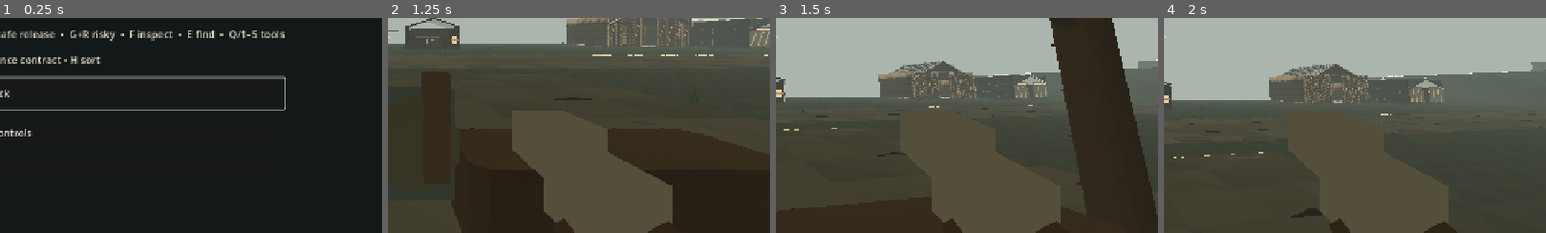
Above: before the commit, frames 1-4 (left to right).
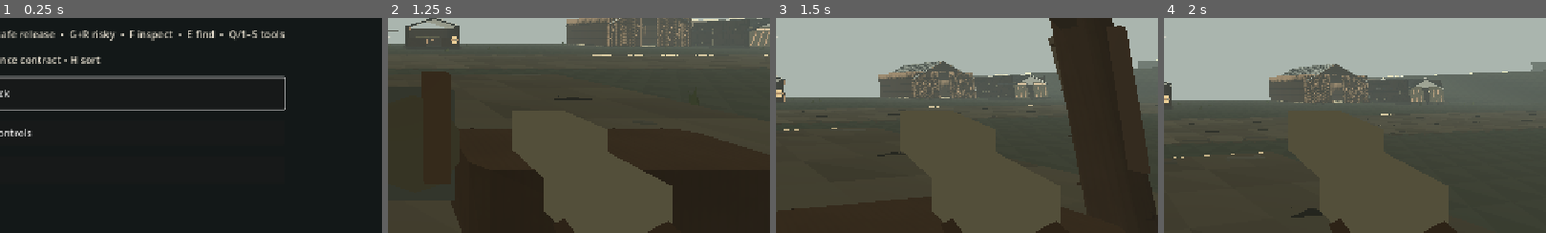
Above: after the commit, the same moments.

Repository: squwillsmith-ship-it/Hollowmere-0.2
Game: Godot game, scene res://scenes/main.tscn
Two runs of this game, one before a commit and one after it. Both use one fixed random seed, a clock stepped at 60 frames per second and the inputs below.
Inputs (mouse positions are % of the whole screen's width and height, from its top left):
- Up to frame 1 (0.25 s): no input
- Up to frame 2 (1.25 s): click "Enter Brinewick" at 0.5 s
- Up to frame 3 (1.5 s): tap Enter at 1.25 s; move the mouse to (55, 50) at 1.27 s; hold W (hm_forward) from 1.28 s (still down); hold E (hm_find_tool) from 1.28 s (still down); click (55, 50) at 1.42 s
- Up to frame 4 (2 s): keep holding W (hm_forward); keep holding E (hm_find_tool); tap Space (hm_jump) at 1.52 s
The pictures show only the part of the screen within x 50-100%, y 46-96%; the shares and areas given below are measured in that part.

Frames 1-2 are identical in both runs. In frame 3, 1.5% of the frame differs, in the area x 71-98%, y 3-64%; in frame 4, nothing differs.

Commit message:
feat(g3): second-pass bespoke grounded joinery for pier, boatyard, upper housing, school, study and beacon

Diff:
--- a/game/scripts/world/hm_village_district_art_g3.gd
+++ b/game/scripts/world/hm_village_district_art_g3.gd
@@ -19,7 +19,13 @@
 		"harbour/net_store":"net_drying",
 		"craft/tomas_workshop":"working_framed",
 		"chapel/ordinary_hall":"chapel_masonry",
-		"district/mara_home":"upland_dwelling"
+		"district/mara_home":"upland_dwelling",
+		"service/landing_pier":"weathered_pier",
+		"service/boatyard_base":"boatyard_joinery",
+		"district/upper_cottage_cluster_study":"upland_frame",
+		"chapel/schoolroom_wing":"schoolroom_hierarchy",
+		"chapel/aldren_study":"protected_study",
+		"harbour/navigation_light":"navigation_masonry"
 	}
 	for id: String in profiles:
 		if not installations.has(id):
@@ -70,6 +76,18 @@
 			return title.contains("southentrance") or title.contains("frontdoorlintel")
 		"upland_dwelling":
 			return title.contains("frontleftpanel") or title.contains("frontrightpanel")
+		"weathered_pier":
+			return title.begins_with("landingpost") or title == "mooringrail"
+		"boatyard_joinery":
+			return title.begins_with("shelterpost") or title.begins_with("companyworkshelterroof")
+		"upland_frame":
+			return title.begins_with("leftwallstud") or title.begins_with("frontleftpanel")
+		"schoolroom_hierarchy":
+			return title.begins_with("schoolentry") or title == "schoolroof"
+		"protected_study":
+			return title.begins_with("studydoor") or title == "studyslate"
+		"navigation_masonry":
+			return title.ends_with("lightpier") or title.begins_with("lanternpost")
 	return false
 
 func _bounds(body: StaticBody3D) -> Vector3:
@@ -131,6 +149,63 @@
 				Vector3(hx*.64,hy*.51,face),.085,WOOD)
 			_bar(detail,Vector3(-hx*.85,hy*.80,face),
 				Vector3(hx*.85,hy*.80,face),.096,SALT)
+		"weathered_pier":
+			# Braced landing mooring fixtures. Never turned into salvageable
+			# targets: original fenders, piers and ferry routes are preserved.
+			if title == "mooringrail":
+				_bar(detail,Vector3(-hx*.92,-hy*.24,hz+.065),
+					Vector3(hx*.92,-hy*.24,hz+.065),.095,WOOD)
+			else:
+				_bar(detail,Vector3(-hx*.42,hy*.20,hz+.043),
+					Vector3(hx*.42,-hy*.35,hz+.043),.11,SALT)
+				_bar(detail,Vector3(-hx*.40,-hy*.31,-hz-.043),
+					Vector3(hx*.40,hy*.27,-hz-.043),.075,WOOD)
+		"boatyard_joinery":
+			if title.begins_with("companyworkshelterroof"):
+				# Shallow fascia runs with the TWO original roof strips.
+				_bar(detail,Vector3(-hx*.96,-hy*.15,hz+.028),
+					Vector3(hx*.96,-hy*.15,hz+.028),.12,SALT)
+			else:
+				_bar(detail,Vector3(-hx*.37,-hy*.43,hz+.052),
+					Vector3(hx*.35,hy*.37,hz+.052),.098,WOOD)
+				_bar(detail,Vector3(-hx*.39,hy*.36,-hz-.044),
+					Vector3(hx*.39,-hy*.40,-hz-.044),.065,SALT)
+		"upland_frame":
+			# Timber outriggers follow EXISTING removable upper-house studs.
+			var side: float = hx+.052
+			_bar(detail,Vector3(side,-hy*.78,-hz*.71),
+				Vector3(side,hy*.68,hz*.59),.095,WOOD)
+			_bar(detail,Vector3(side,-hy*.76,hz*.62),
+				Vector3(side,hy*.72,-hz*.58),.071,SALT)
+		"schoolroom_hierarchy":
+			if title == "schoolroof":
+				_bar(detail,Vector3(-hx*.91,hy*.52,hz*.82),
+					Vector3(hx*.91,hy*.52,hz*.82),.12,WOOD)
+			else:
+				var edge: float = hz+.052
+				_bar(detail,Vector3(-hx*.91,hy*.78,edge),
+					Vector3(hx*.91,hy*.78,edge),.135,STONE)
+				_bar(detail,Vector3(-hx*.88,-hy*.75,edge),
+					Vector3(-hx*.88,hy*.77,edge),.12,WOOD)
+		"protected_study":
+			# Non-occult restrained record house stone and roof edge details,
+			# leaving original undercroft threshold/doors fully accessible.
+			var edge: float = hz+.065
+			if title == "studyslate":
+				_bar(detail,Vector3(-hx*.90,hy*.50,edge),
+					Vector3(hx*.90,hy*.50,edge),.13,STONE)
+			else:
+				_bar(detail,Vector3(-hx*.88,hy*.78,edge),
+					Vector3(hx*.88,hy*.78,edge),.12,STONE)
+				_bar(detail,Vector3(-hx*.81,-hy*.70,edge),
+					Vector3(-hx*.81,hy*.74,edge),.12,WOOD)
+		"navigation_masonry":
+			# Pointed piers and simple lantern stanchions: no direct horror
+			# imagery and no change to the lamp/illumination logic.
+			_bar(detail,Vector3(-hx*.68,-hy*.83,hz+.052),
+				Vector3(hx*.62,hy*.81,hz+.052),.14,STONE)
+			_bar(detail,Vector3(-hx*.71,hy*.79,-hz-.043),
+				Vector3(hx*.69,-hy*.77,-hz-.043),.085,WOOD)
 
 func _bar(parent: Node3D,a: Vector3,b: Vector3,thick: float,color: Color) -> void:
 	var mesh := MeshInstance3D.new()
